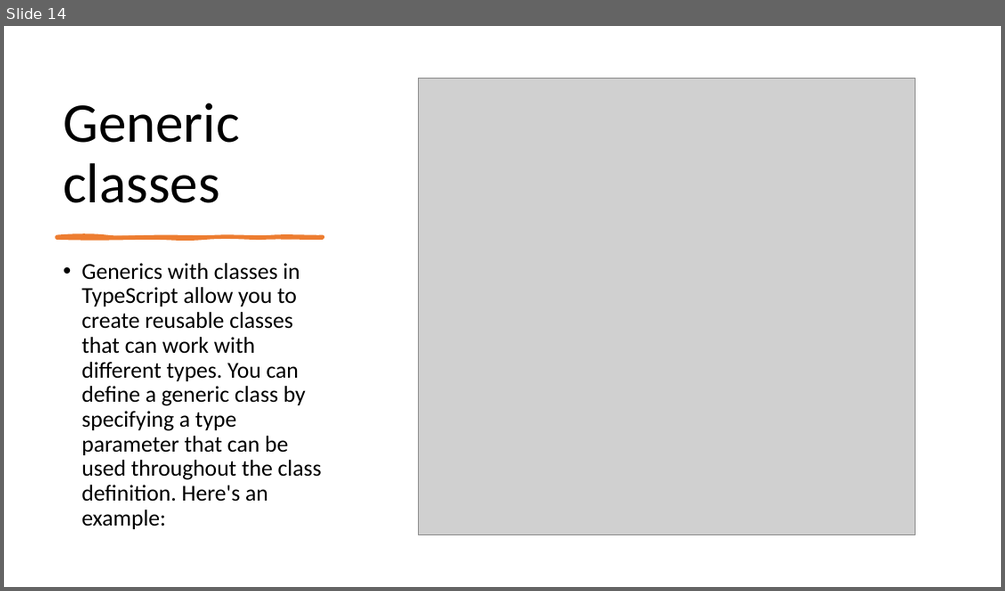
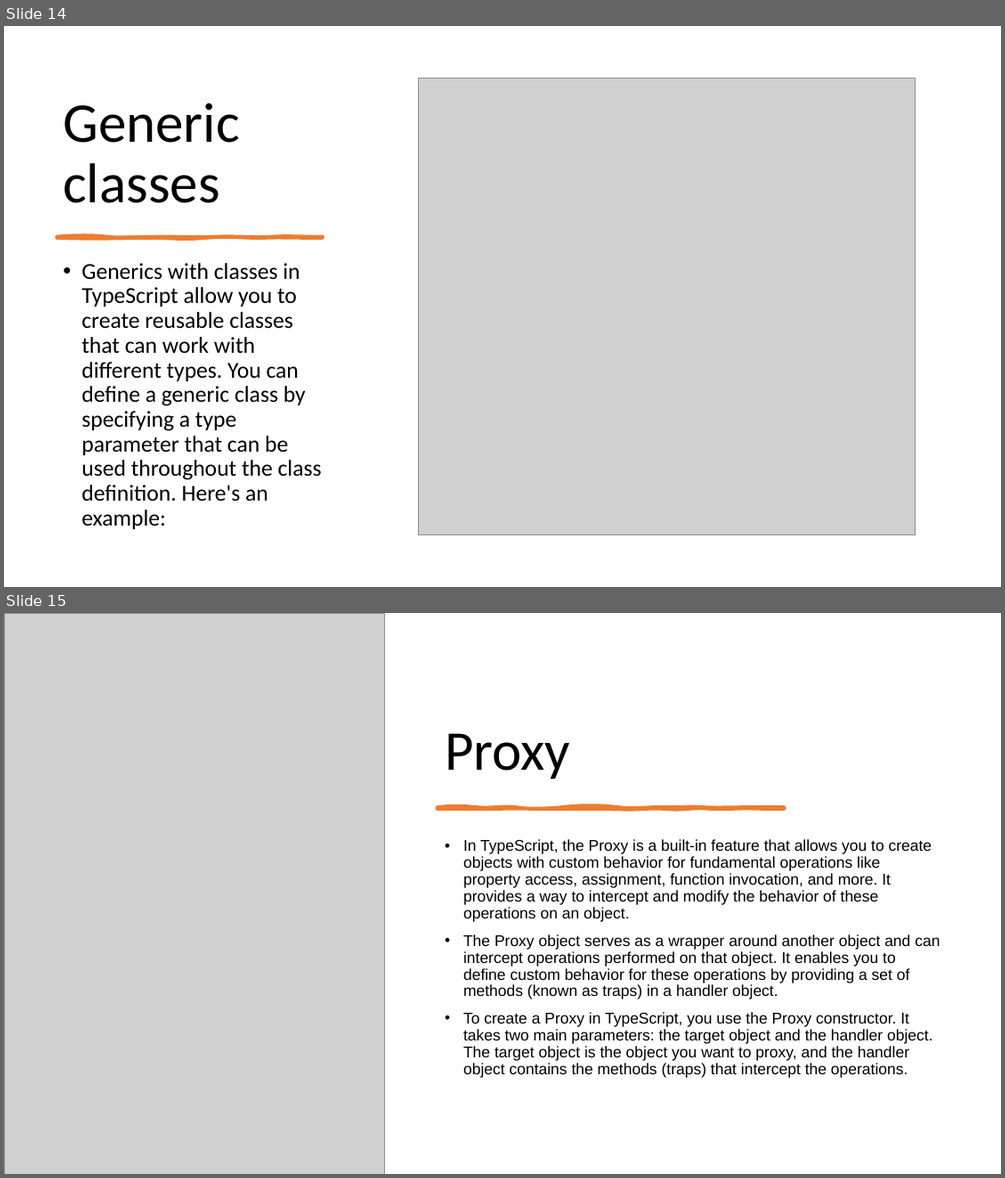
Before and after one commit to 1shaked/full-stack, a slide deck: 22ass/supabase project.pptx. Shown one above the other, each under a label of ours: slide 14 before the commit, slides 14 and 15 after it. The pictures are 1005x591 and 1005x1178 pixels, drawn with LibreOffice and Linux fonts; fonts in the diff are those of the drawing; grey boxes stand for pictures. Boxes give left, top, right and bottom in pixels: in the first picture for what was removed or moved away, otherwise in the second. Text is boxed around its words. In the diff, an @@ line names an element or a change of style, - is before the commit and + after.

```diff
--- a/22ass/supabase project.pptx
+++ b/22ass/supabase project.pptx
@@ slide 15 added at (4,613,1001,1174), background #FFFFFF @@
@@ picture added at (4,613,385,1174) @@
@@ title added at (445,733,570,779), 54 pt, text #000000 @@
+Proxy
@@ freeform shape added at (437,807,784,809), fill #ED7D31, outline #ED7D31 3.5 pt @@
@@ text added at (463,839,939,1078), 15 pt, text #000000 @@
+• In TypeScript, the Proxy is a built-in feature that allows you to create objects with custom behavior for fundamental operations like property access, assignment, function invocation, and more. It provides a way to intercept and modify the behavior of these operations on an object.
+• The Proxy object serves as a wrapper around another object and can intercept operations performed on that object. It enables you to define custom behavior for these operations by providing a set of methods (known as traps) in a handler object.
+• To create a Proxy in TypeScript, you use the Proxy constructor. It takes two main parameters: the target object and the handler object. The target object is the object you want to proxy, and the handler object contains the methods (traps) that intercept the operations.
```
Also in this commit, not shown: 7 other slides added, 3 other files.
